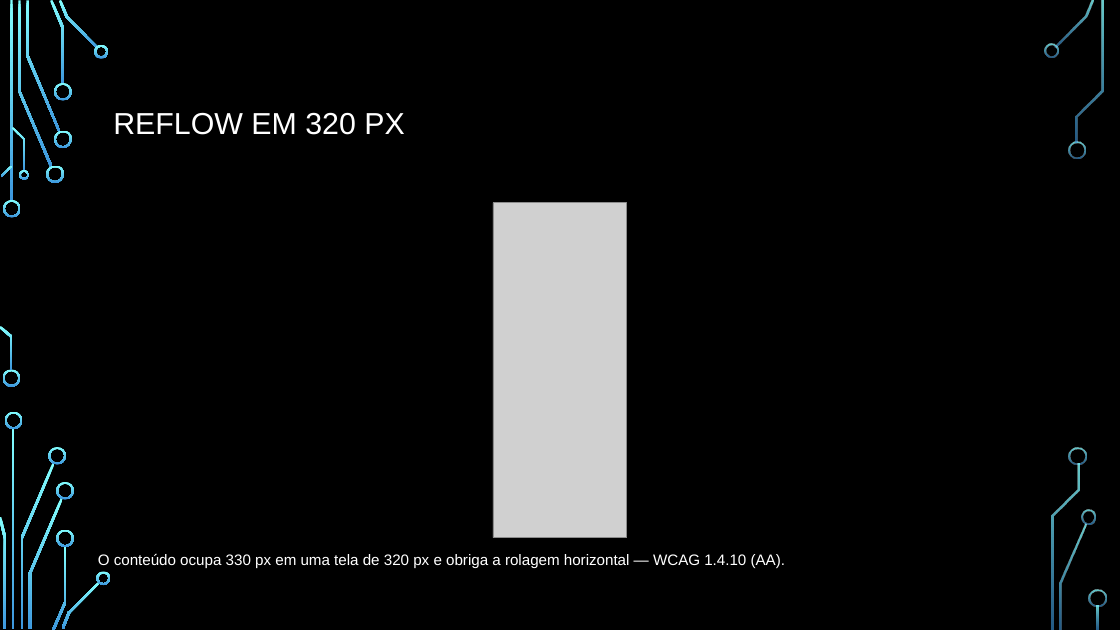
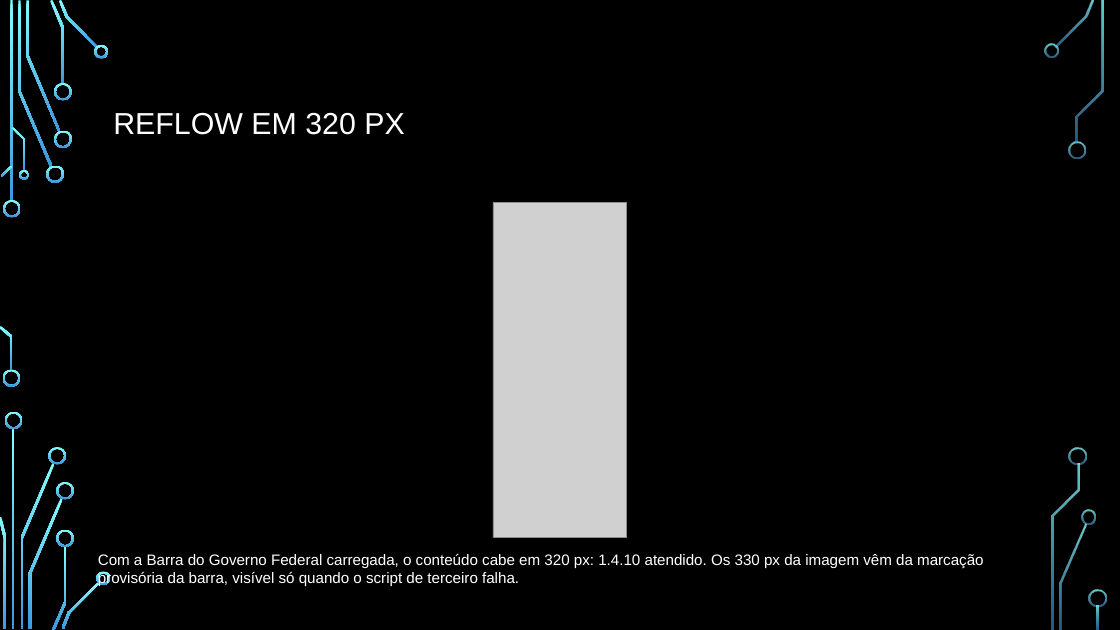
Before and after one commit to guilhermedopp/atividades, a slide deck: slide 13 of apresentacao/APRESENTACAO_AVALIACAO_ACESSIBILIDADE.pptx. Drawn at 1120x630 pixels with LibreOffice and Linux fonts; fonts in the diff are those of the drawing; grey boxes stand for pictures; background and template pictures are left out. Boxes give left, top, right and bottom in pixels: in the first picture for what was removed or moved away, otherwise in the second. Text is boxed around its words. In the diff, an @@ line names an element or a change of style, - is before the commit and + after.

```diff
--- a/apresentacao/APRESENTACAO_AVALIACAO_ACESSIBILIDADE.pptx
+++ b/apresentacao/APRESENTACAO_AVALIACAO_ACESSIBILIDADE.pptx
@@ text at [98,554,983,586]: text changed @@
-O conteúdo ocupa 330 px em uma tela de 320 px e obriga a rolagem horizontal — WCAG 1.4.10 (AA).
+Com a Barra do Governo Federal carregada, o conteúdo cabe em 320 px: 1.4.10 atendido. Os 330 px da imagem vêm da marcação provisória da barra, visível só quando o script de terceiro falha.
```
Also in this commit, not shown: 6 other slides changed, 20 other files.
